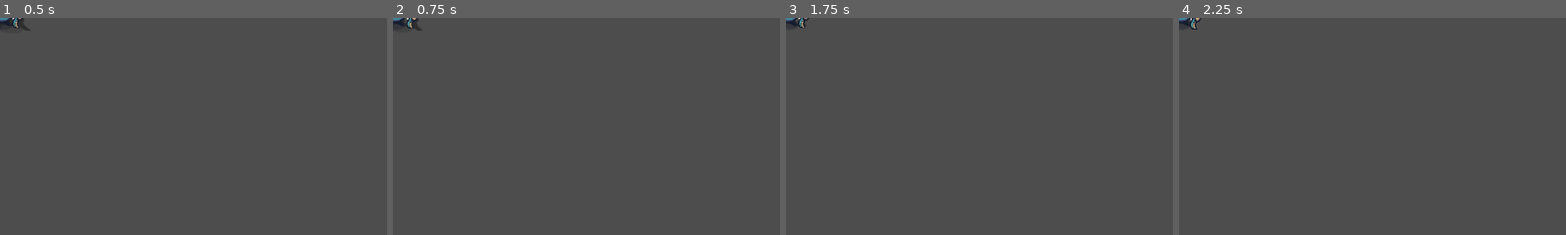
Above: before the commit, frames 1-4 (left to right).
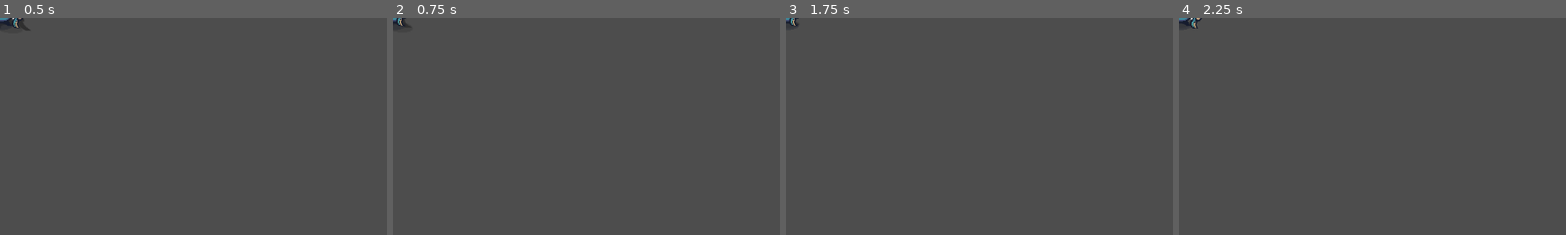
Above: after the commit, the same moments.

Repository: achotai2/battle-game-2D-proto
Game: Godot game, scene res://Scenes/Units/archer.tscn
Same seed, same stepped clock (60 frames per second), same inputs: the game is played once before the commit and once after it. This scene is started directly instead of the project's main scene.
Inputs (mouse positions are % of the whole screen's width and height, from its top left):
- Up to frame 1 (0.5 s): no input
- Up to frame 2 (0.75 s): tap Enter at 0.5 s; move the mouse to (72, 45) at 0.52 s; hold Right (move_right) from 0.53 s (still down); tap Ctrl (attack) at 0.6 s
- Up to frame 3 (1.75 s): tap Space (interact) at 0.8, 1.25, 1.35 s; move the mouse to (30, 55) at 1.27 s; release Right (move_right) at 1.28 s; hold S (move_down) from 1.28 s (still down); tap Ctrl (attack) at 1.55 s
- Up to frame 4 (2.25 s): tap Enter at 2 s; move the mouse to (60, 28) at 2.02 s; release S (move_down) at 2.03 s; hold Right (move_right) from 2.03 s (still down); tap Ctrl (attack) at 2.1 s
The pictures show only the part of the screen within x 0-50%, y 0-50%; the shares and areas given below are measured in that part.

Frame 1 is identical in both runs. In frame 2, 0.2% of the frame differs, in the area x 0-8%, y 0-6%; in frame 3, 0.1%; in frame 4, less than 0.1%.
Error before the commit: Invalid assignment of property or key 'target_same_team' with value of type 'bool' on a base object of type 'Area2D (AgentTracking)'. (res://Scripts/Weapons/we…
Error after the commit: Invalid call. Nonexistent function 'set_myself' in base 'Area2D (AgentTracking)'. (res://Scripts/Weapons/weapon_ranged_base.gd:58)

Commit message:
Implement GamePhysics to manage collision layers and masks.
- Created `Scripts/DefsScripts/GamePhysics.gd` to centralize collision constants and logic.
- Updated `Scripts/AgentNodes/agent_tracking.gd` to use `GamePhysics` for collision masks and migrated exports to relative team logic (`target_opposing`, `target_same_team`).
- Updated `Scripts/UnitBase/agent_base.gd` to set minion collision layers via `GamePhysics`.
- Updated `Scripts/Weapons/projectile.gd` to set projectile collision masks via `GamePhysics`.
- Updated `Scripts/BuildingsBase/building_base.gd` to set building collision layers via `GamePhysics`.

Co-authored-by: achotai2 <64825783+achotai2@users.noreply.github.com>

Diff:
--- a/Scripts/AgentNodes/agent_tracking.gd
+++ b/Scripts/AgentNodes/agent_tracking.gd
@@ -12,9 +12,9 @@
 # --- Team Logic ---
 # 0 = Neutral, 1 = Team 1, 2 = Team 2
 @export var my_team_id: int = 1
-@export var target_neutral: bool = false
-@export var target_1: bool = true
-@export var target_2: bool = false
+@export var target_same_team: bool = false
+@export var target_opposing: bool = true
+@export var target_neutral: bool = true
 
 # --- Tuning ---
 @export_enum("Nearest", "Lowest Health") var target_bias: String = "Nearest"
@@ -44,29 +44,10 @@
 	# Reset mask (scan nothing)
 	collision_mask = 0
 
-	# Determine which layers represent "Hostiles" based on my team
-	var neutral_attack = 1 << 2
-	var team_1_attack = 1 << 3
-	var team_2_attack = 1 << 4
-	var neutral_interact = 1 << 5
-	var team_1_interact = 1 << 6
-	var team_2_interact = 1 << 7
+	collision_layer = GamePhysics.get_mask_bit(GamePhysics.LAYER_TRACKING)
 
-	if my_team_id == 0:
-		if target_kind == TargetKind.ATTACKABLE:
-			collision_mask |= neutral_attack
-		elif target_kind == TargetKind.INTERACTABLE:
-			collision_mask |= neutral_interact
-	elif my_team_id == 1:
-		if target_kind == TargetKind.ATTACKABLE:
-			collision_mask |= team_1_attack
-		elif target_kind == TargetKind.INTERACTABLE:
-			collision_mask |= team_1_interact
-	elif my_team_id == 2:
-		if target_kind == TargetKind.ATTACKABLE:
-			collision_mask |= team_2_attack
-		elif target_kind == TargetKind.INTERACTABLE:
-			collision_mask |= team_2_interact
+	if target_kind == TargetKind.ATTACKABLE:
+		collision_mask = GamePhysics.get_tracking_mask(my_team_id, target_neutral, target_opposing, target_same_team)
 
 
 func _scan_for_targets() -> void:
--- a/Scripts/BuildingsBase/building_base.gd
+++ b/Scripts/BuildingsBase/building_base.gd
@@ -18,6 +18,8 @@
 
 func _ready() -> void:
 	_is_ready = true
+
+	collision_layer = GamePhysics.get_building_layer()
 
 	if is_instance_valid(worksite) and worksite.has_method("assign_boss"):
 		worksite.call("assign_boss", self)
--- /dev/null
+++ b/Scripts/DefsScripts/GamePhysics.gd
@@ -0,0 +1,64 @@
+class_name GamePhysics
+
+const LAYER_TILESET = 1
+const LAYER_BUILDINGS = 2
+const LAYER_ATTACKABLE_NEUTRAL = 3
+const LAYER_ATTACKABLE_PLAYER_1 = 4
+const LAYER_ATTACKABLE_PLAYER_2 = 5
+const LAYER_INTERACTABLE_NEUTRAL = 6
+const LAYER_INTERACTABLE_PLAYER_1 = 7
+const LAYER_INTERACTABLE_PLAYER_2 = 8
+const LAYER_TRACKING = 9
+const LAYER_WORKSITE = 10
+const LAYER_PROJECTILE = 11
+const LAYER_PEASANTS = 12
+
+static func get_mask_bit(layer: int) -> int:
+	return 1 << (layer - 1)
+
+static func get_minion_layer(player_id: int, is_peasant: bool = false) -> int:
+	if is_peasant:
+		return get_mask_bit(LAYER_PEASANTS)
+	match player_id:
+		0: return get_mask_bit(LAYER_ATTACKABLE_NEUTRAL)
+		1: return get_mask_bit(LAYER_ATTACKABLE_PLAYER_1)
+		2: return get_mask_bit(LAYER_ATTACKABLE_PLAYER_2)
+	return 0
+
+static func get_building_layer() -> int:
+	return get_mask_bit(LAYER_BUILDINGS)
+
+static func get_tracking_mask(my_player_id: int, target_neutral: bool, target_opposing: bool, target_own: bool) -> int:
+	var mask = 0
+
+	var p0 = get_mask_bit(LAYER_ATTACKABLE_NEUTRAL)
+	var p1 = get_mask_bit(LAYER_ATTACKABLE_PLAYER_1)
+	var p2 = get_mask_bit(LAYER_ATTACKABLE_PLAYER_2)
+
+	# Target Own
+	if target_own:
+		match my_player_id:
+			0: mask |= p0
+			1: mask |= p1
+			2: mask |= p2
+
+	# Target Neutral (Faction 0)
+	if target_neutral:
+		# Only target neutral if I am NOT neutral, or if I explicitly want to target own (neutral)
+		if my_player_id != 0 or target_own:
+			mask |= p0
+
+	# Target Opposing
+	if target_opposing:
+		match my_player_id:
+			0: mask |= p1 | p2
+			1: mask |= p2
+			2: mask |= p1
+
+	return mask
+
+static func get_projectile_mask() -> int:
+	return get_mask_bit(LAYER_ATTACKABLE_NEUTRAL) | \
+		   get_mask_bit(LAYER_ATTACKABLE_PLAYER_1) | \
+		   get_mask_bit(LAYER_ATTACKABLE_PLAYER_2) | \
+		   get_mask_bit(LAYER_BUILDINGS)
--- a/Scripts/UnitBase/agent_base.gd
+++ b/Scripts/UnitBase/agent_base.gd
@@ -217,6 +217,8 @@
 	# Set the new player number.
 	player = p
 
+	collision_layer = GamePhysics.get_minion_layer(player, role == UnitRoles.UnitType.PEASANT)
+
 	# --- remove old role groups ---
 	if current_role != null:
 		for g: StringName in UnitRoles.get_role_groups(current_role):
--- a/Scripts/Weapons/projectile.gd
+++ b/Scripts/Weapons/projectile.gd
@@ -37,6 +37,9 @@
 func _ready() -> void:
 	_tan_camera_angle = tan(deg_to_rad(camera_angle))
 
+	collision_layer = GamePhysics.get_mask_bit(GamePhysics.LAYER_PROJECTILE)
+	collision_mask = GamePhysics.get_projectile_mask()
+
 	body_entered.connect(_on_body_entered)
 	monitoring = true
 	monitorable = true
